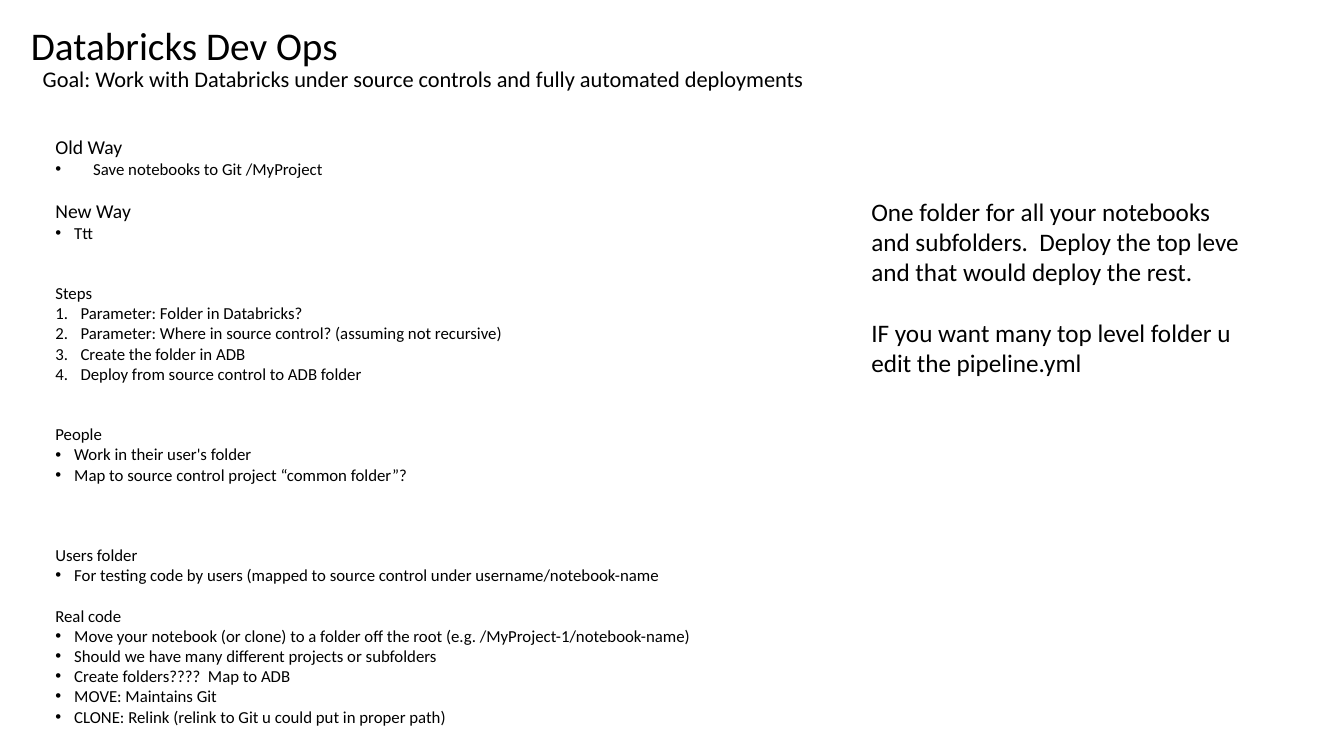
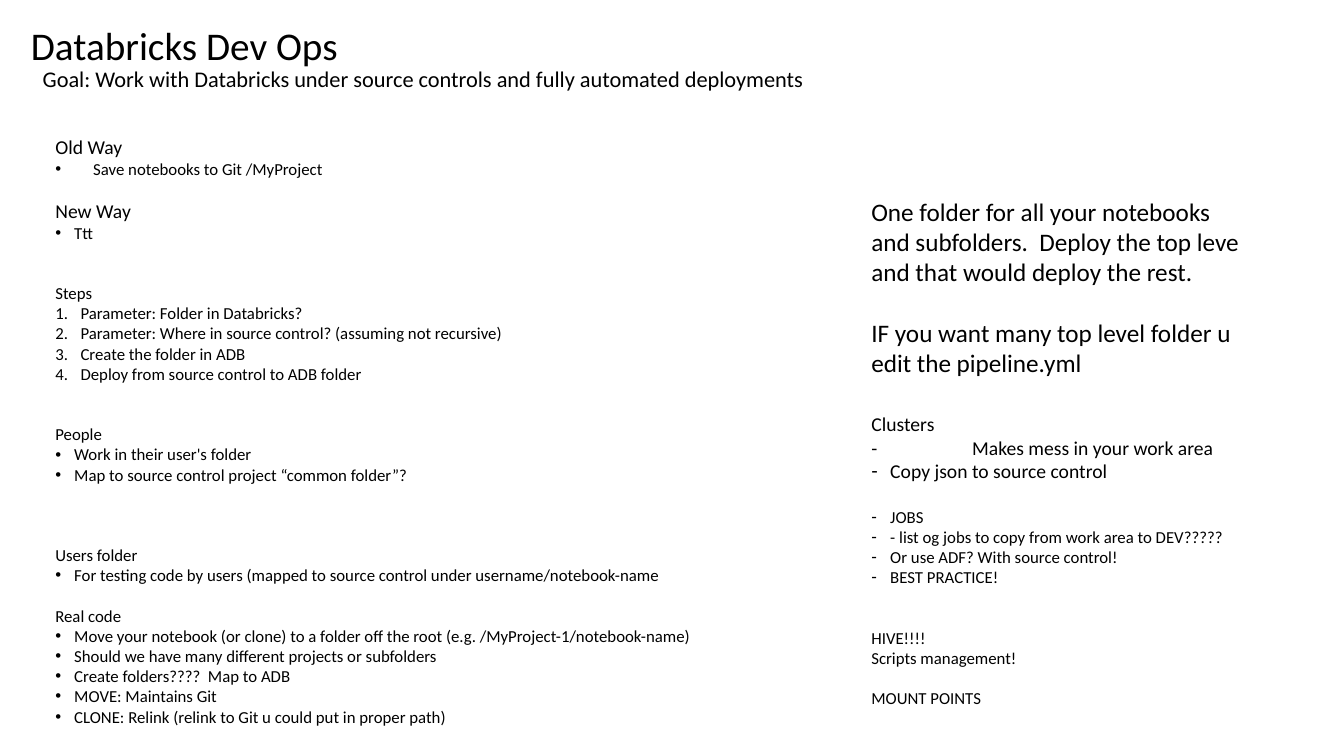
Before and after one commit to AdamPaternostro/Azure-Databricks-Dev-Ops, a slide deck: slide 4 of Databricks Dev Ops.pptx (slide 3 before the commit). Drawn at 1344x756 pixels with LibreOffice and Linux fonts; fonts in the diff are those of the drawing. Boxes give left, top, right and bottom in pixels: in the first picture for what was removed or moved away, otherwise in the second. Text is boxed around its words. In the diff, an @@ line names an element or a change of style, - is before the commit and + after.

```diff
--- a/Databricks Dev Ops.pptx
+++ b/Databricks Dev Ops.pptx
@@ text added at box(871, 417, 1223, 704), 12 pt, text #000000 @@
+Clusters
+- Makes mess in your work area
+– Copy json to source control
+– JOBS
+– - list og jobs to copy from work area to DEV?????
+– Or use ADF? With source control!
+– BEST PRACTICE!
+HIVE!!!!
+Scripts management!
+MOUNT POINTS
```
Also in this commit, not shown: 2 other slides changed, 1 slide added, 1 slide removed, 2 other files.
